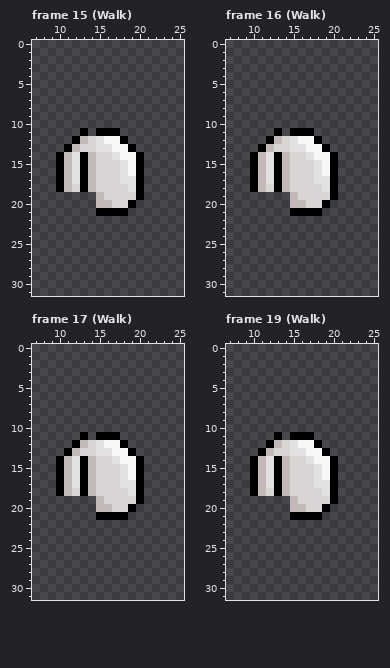
Two states of a pixel-art file, Assets/Sprites/basichuman Blink anim.aseprite. Above: the version before the commit.
32x32 pixels, 26 frames. Shown: frame 15 (Walk): x 7..25, y 0..31; frame 16 (Walk): x 7..25, y 0..31; frame 17 (Walk): x 7..25, y 0..31; frame 19 (Walk): x 7..25, y 0..31. The commit also changed other frames, which this record leaves out.
After the commit:
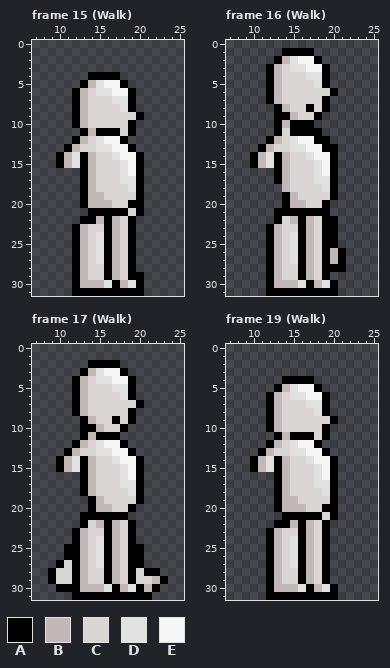
Palette (. is transparent): A #000000  B #c3b8b8  C #dad5d5  D #e2e1e1  E #f7f7f7
The exact change:
layer "MainBody" now shown
layer "ShirtLong" now hidden
layer "Pants" now shown
layer "Shoes" now shown
--- frame 15 (Walk)
@@ x 10..22 @@
  3 .............
- 4 .............
- 5 .............
- 6 .............
- 7 .............
- 8 .............
- 9 .............
-10 .............
-11 ...A.AAA.....
+ 4 ....AAAA.....
+ 5 ...ABDEEA....
+ 6 ..ABCDDEEA...
+ 7 ..ABCCCDDA...
+ 8 ..ABCCCCDA...
+ 9 ..ABCCCCCCA..
+10 ..ABCCCCCA...
+11 ...ABAAACA...
 12 ..ABCDEEA....
@@ x 7..25 @@
 15 ...ABDABCCCDEA.....
-16 ...ABDABCCCDEA.....
-17 ...ABDABCCCDDA.....
-18 ...ABCABCCCCDA.....
-19 ........BCCCCA.....
-20 ........BBCCA......
-21 ........AAAA.......
-22 ...................
-23 ...................
-24 ...................
-25 ...................
-26 ...................
-27 ...................
-28 ...................
-29 ...................
-30 ...................
-31 ...................
+16 ......ABCCCDEA.....
+17 ......ABCCCDDA.....
+18 ......ABCCCCDA.....
+19 ......ABBCCCCA.....
+20 ......ABBBCCAA.....
+21 .......AAAAACA.....
+22 ......AABABCA......
+23 .....ABCCABCA......
+24 .....ABCDABCA......
+25 .....ABCDABCA......
+26 .....ABCDABCA......
+27 .....ABCDABCA......
+28 .....ABCCABCA......
+29 .....ABCCABCAA.....
+30 .....ABBBDABDA.....
+31 .....AAAAAAAAA.....
--- frame 16 (Walk)
@@ x 7..25 @@
  0 ...................
- 1 ...................
- 2 ...................
- 3 ...................
- 4 ...................
- 5 ...................
- 6 ...................
- 7 ...................
- 8 ...................
- 9 ...................
-10 ...................
-11 ......A.AAA........
-12 .....ABCDEEA.......
-13 ....ABCCDDEEA......
+ 1 .......AAAA........
+ 2 ......ABDEEA.......
+ 3 .....ABCDDEEA......
+ 4 .....ABCCCDDA......
+ 5 .....ABCCCCDA......
+ 6 .....ABCCCCCCA.....
+ 7 .....ABCCCCCA......
+ 8 ......ABCCACA......
+ 9 ......AABCCA.......
+10 ......ABAAA........
+11 ......ACAAAA.......
+12 .....ABCDEEAA......
+13 ....ABCCDDEEAA.....
 14 ...ABDABCCDEEA.....
 15 ...ABDABCCCDEA.....
-16 ...ABDABCCCDEA.....
-17 ...ABDABCCCDDA.....
-18 ...ABCABCCCCDA.....
-19 ........BCCCCA.....
-20 ........BBCCA......
-21 ........AAAA.......
-22 ...................
-23 ...................
-24 ...................
-25 ...................
-26 ...................
-27 ...................
-28 ...................
-29 ...................
-30 ...................
-31 ...................
+16 ......ABCCCDEA.....
+17 ......ABCCCDDA.....
+18 .......BCCCCDA.....
+19 .......ABCCCCA.....
+20 .......ABBCCA......
+21 ......AAAAAAA......
+22 ......ACBABCAA.....
+23 .....ABCCABCAA.....
+24 .....ABCDABCAA.....
+25 .....ABCDABCAA.....
+26 .....ABCDABCABA....
+27 .....ABCDABCABA....
+28 .....ABCCABCAAA....
+29 .....ABCCABCA......
+30 .....ABBBDABDA.....
+31 .....AAAAAAAAA.....
--- frame 17 (Walk)
@@ x 10..22 @@
  1 .............
- 2 .............
- 3 .............
- 4 .............
- 5 .............
- 6 .............
- 7 .............
- 8 .............
- 9 .............
-10 .............
-11 ...A.AAA.....
+ 2 ....AAAA.....
+ 3 ...ABDEEA....
+ 4 ..ABCDDEEA...
+ 5 ..ABCCCDDA...
+ 6 ..ABCCCCDA...
+ 7 ..ABCCCCCCA..
+ 8 ..ABCCCCCA...
+ 9 ...ABCCACA...
+10 ...AABCCA....
+11 ...ABAAA.....
 12 ..ABCDEEA....
@@ x 7..25 @@
 15 ...ABDABCCCDEA.....
-16 ...ABDABCCCDEA.....
-17 ...ABDABCCCDDA.....
-18 ...ABCABCCCCDA.....
-19 ........BCCCCA.....
-20 ........BBCCA......
-21 ........AAAA.......
-22 ...................
-23 ...................
-24 ...................
-25 ...................
-26 ...................
-27 ...................
-28 ...................
-29 ...................
-30 ...................
-31 ...................
+16 ......ABCCCDEA.....
+17 ......ABCCCDDA.....
+18 ......ABCCCCDA.....
+19 .......ABCCCCA.....
+20 .......ABBCCA......
+21 ......AAAAAA.......
+22 ......ACBABCA......
+23 .....ABCCABCA......
+24 .....ABCDABCA......
+25 ....AABCDABCAA.....
+26 ....AABCDABCAA.....
+27 ...ACABCDABCAA.....
+28 ..ACCABCCABCACAA...
+29 ..ACCABCCABCACCBA..
+30 ...AAABBBDABDABA...
+31 .....AAAAAAAAAA....
--- frame 19 (Walk)
@@ x 10..22 @@
  3 .............
- 4 .............
- 5 .............
- 6 .............
- 7 .............
- 8 .............
- 9 .............
-10 .............
-11 ...A.AAA.....
+ 4 ....AAAA.....
+ 5 ...ABDEEA....
+ 6 ..ABCDDEEA...
+ 7 ..ABCCCDDA...
+ 8 ..ABCCCCDA...
+ 9 ..ABCCCCCCA..
+10 ..ABCCCCCA...
+11 ...ABAAACA...
 12 ..ABCDEEA....
@@ x 7..25 @@
 15 ...ABDABCCCDEA.....
-16 ...ABDABCCCDEA.....
-17 ...ABDABCCCDDA.....
-18 ...ABCABCCCCDA.....
-19 ........BCCCCA.....
-20 ........BBCCA......
-21 ........AAAA.......
-22 ...................
-23 ...................
-24 ...................
-25 ...................
-26 ...................
-27 ...................
-28 ...................
-29 ...................
-30 ...................
-31 ...................
+16 ......ABCCCDEA.....
+17 ......ABCCCDDA.....
+18 ......ABCCCCDA.....
+19 ......ABBCCCCA.....
+20 ......ABBBCCAA.....
+21 .......AAAAACA.....
+22 ......AABABCA......
+23 .....ABCCABCA......
+24 .....ABCDABCA......
+25 .....ABCDABCA......
+26 .....ABCDABCA......
+27 .....ABCDABCA......
+28 .....ABCCABCA......
+29 .....ABCCABCA......
+30 .....ABBBDABDA.....
+31 .....AAAAAAAAA.....
